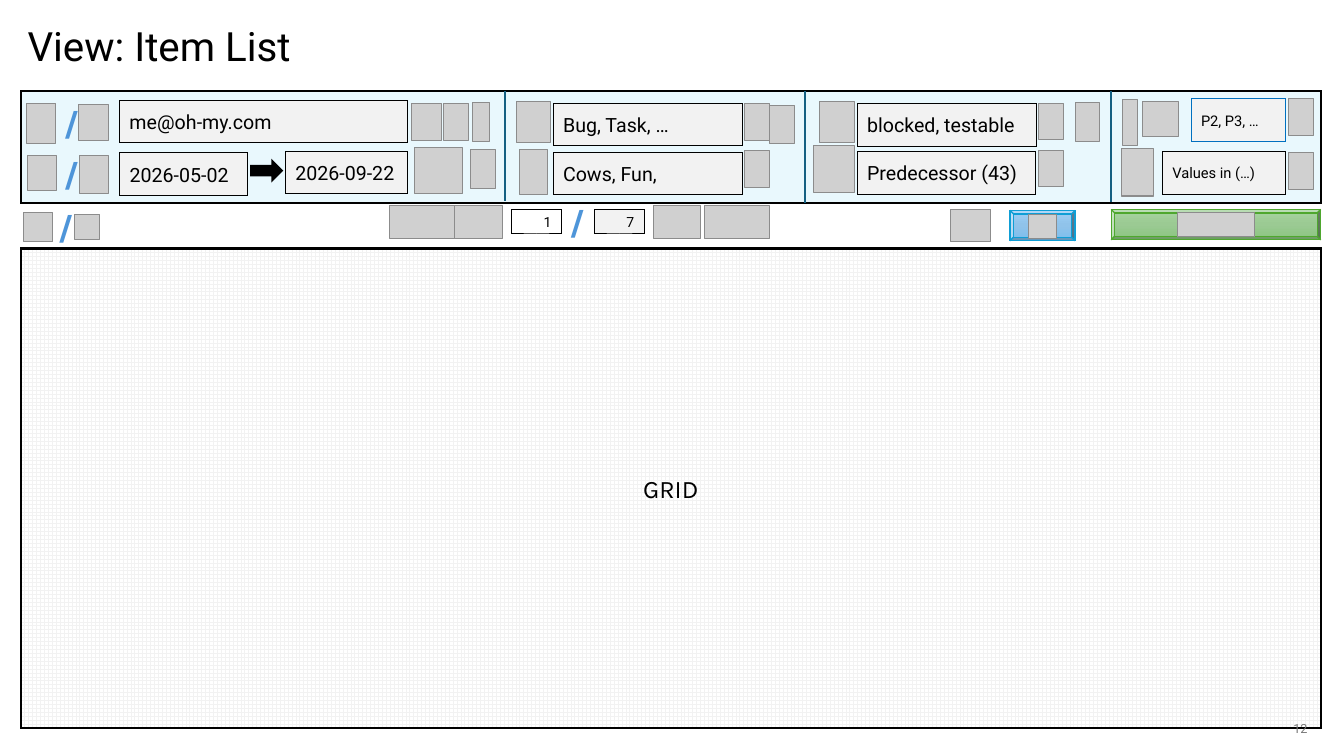
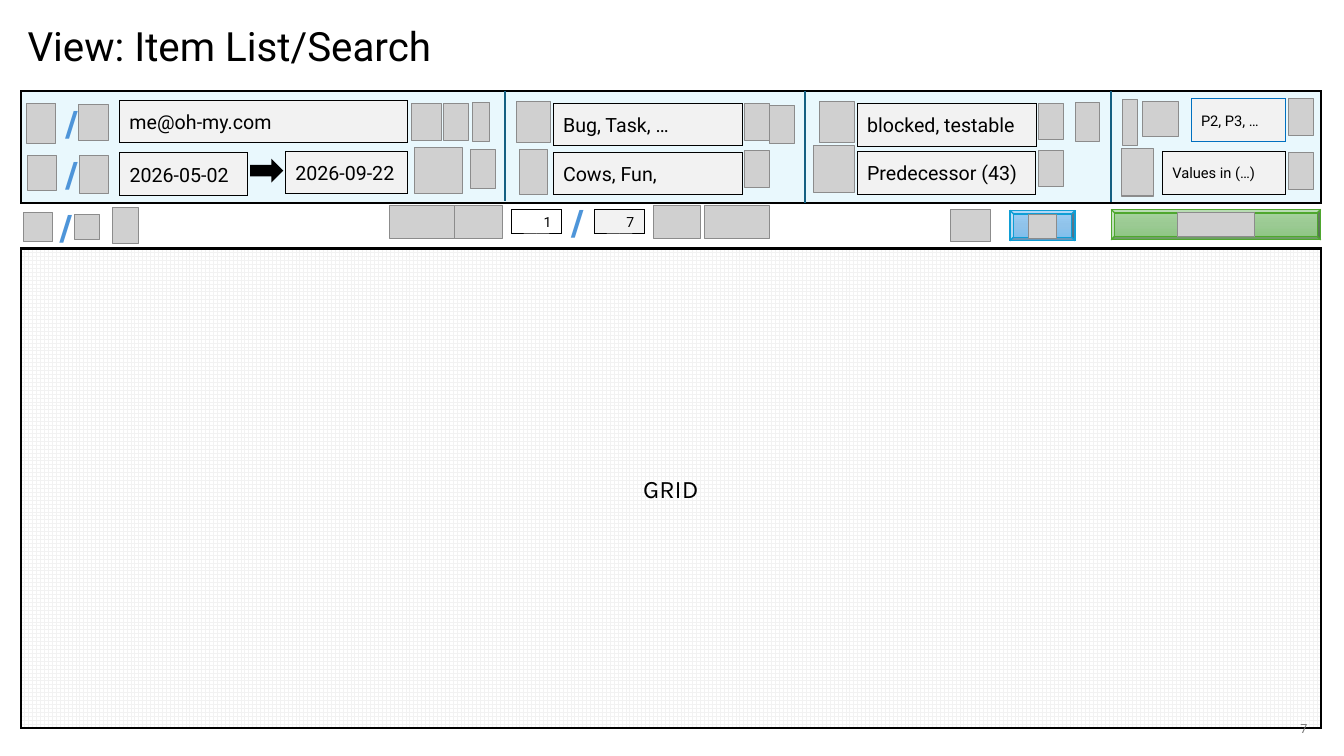
Before and after one commit to BlitzkriegSoftware/item_organizer, a slide deck: slide 7 of docs/ui-design.pptx (slide 12 before the commit). Drawn at 1344x756 pixels with LibreOffice and Linux fonts; fonts in the diff are those of the drawing; grey boxes stand for pictures; background and template pictures are left out. Boxes give left, top, right and bottom in pixels: in the first picture for what was removed or moved away, otherwise in the second. Text is boxed around its words. In the diff, an @@ line names an element or a change of style, - is before the commit and + after.

```diff
--- a/docs/ui-design.pptx
+++ b/docs/ui-design.pptx
@@ title at (28, 30, 431, 64): text changed @@
-View: Item List
+View: Item List/Search
@@ picture added at (112, 208, 138, 244) @@
@@ page number at (1300, 724, 1307, 733): text changed @@
-12
+7
```
Also in this commit, not shown: 10 other slides changed, 13 slides added, 1 slide removed, 11 other files.
